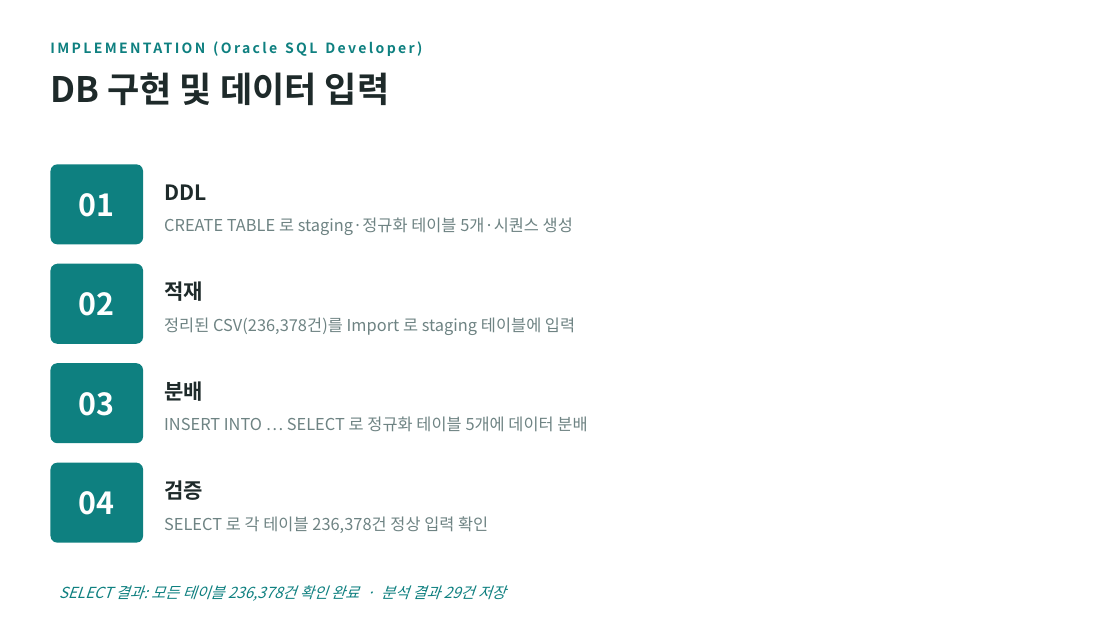
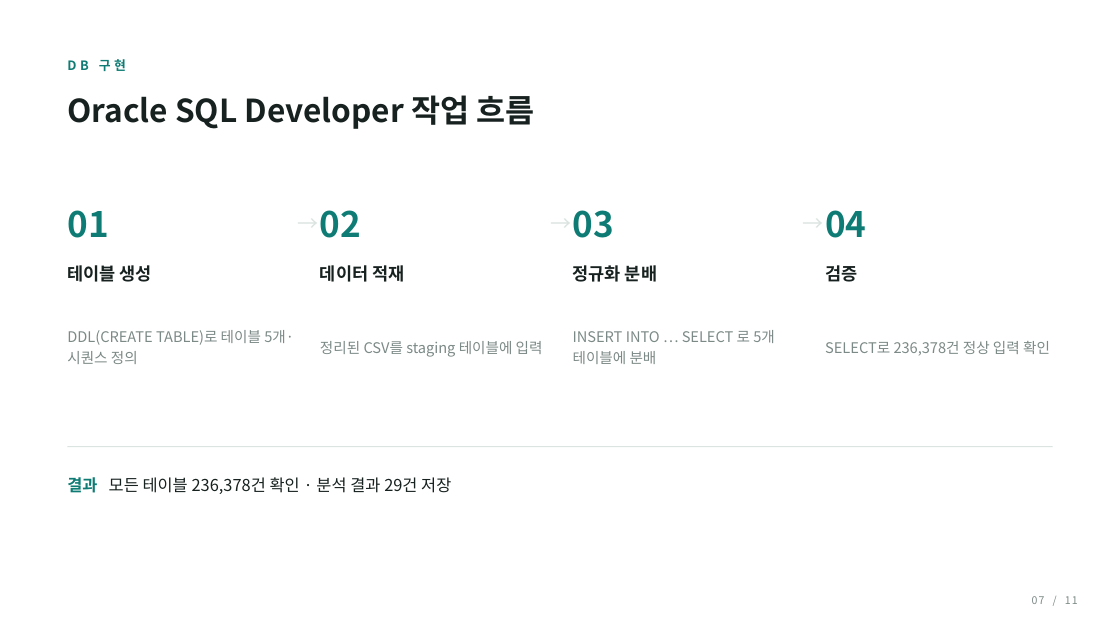
Before and after one commit to minthukyaw488-commits/diabetes, a slide deck: slide 7 of diabetes_project_stage1.pptx. Drawn at 1120x632 pixels with LibreOffice and Linux fonts; fonts in the diff are those of the drawing. Boxes give left, top, right and bottom in pixels: in the first picture for what was removed or moved away, otherwise in the second. Text is boxed around its words. In the diff, an @@ line names an element or a change of style, - is before the commit and + after.

```diff
--- a/diabetes_project_stage1.pptx
+++ b/diabetes_project_stage1.pptx
@@ text at box(67, 59, 126, 71): text changed; size 12 to 11 pt; text colour #0E8080 to #0E7C74 @@
-IMPLEMENTATION (Oracle SQL Developer)
+DB 구현
@@ text at box(67, 95, 534, 129): text changed; size 30 to 27 pt; text colour #1E2A2A to #17211F @@
-DB 구현 및 데이터 입력
+Oracle SQL Developer 작업 흐름
@@ rounded rectangle removed at box(51, 164, 143, 244) @@
@@ text "01": place and size @@
-text "01" at box(79, 193, 115, 217)
+text "01" at box(67, 210, 108, 238)
@@ text removed at box(164, 184, 206, 200) @@
-DDL
@@ text added at box(296, 198, 320, 248), 18 pt, text #DBE4E1 @@
+→
@@ text "02": place and size @@
-text "02" at box(79, 292, 115, 316)
+text "02" at box(320, 210, 361, 238)
@@ text added at box(549, 198, 573, 248), 18 pt, text #DBE4E1 @@
+→
@@ text "03": place and size @@
-text "03" at box(79, 392, 115, 416)
+text "03" at box(573, 210, 614, 238)
@@ text added at box(802, 198, 825, 248), 18 pt, text #DBE4E1 @@
+→
@@ size 26 to 30 pt, text colour #FFFFFF to #0E7C74; alignment centre to left in 4 elements at box(67, 210, 108, 238), box(320, 210, 361, 238), box(573, 210, 614, 238), box(825, 210, 866, 238) @@
@@ text "04": place and size @@
-text "04" at box(79, 491, 115, 515)
+text "04" at box(825, 210, 866, 238)
@@ rounded rectangle removed at box(51, 264, 143, 344) @@
@@ text added at box(67, 265, 152, 282), 15 pt, text #17211F, bold @@
+테이블 생성
@@ text at box(320, 265, 404, 282): text changed; size 18 to 15 pt; text colour #1E2A2A to #17211F @@
-적재
+데이터 적재
@@ text added at box(573, 265, 657, 282), 15 pt, text #17211F, bold @@
+정규화 분배
@@ text "검증": place and size @@
-text "검증" at box(164, 480, 203, 500)
+text "검증" at box(825, 265, 857, 282)
@@ text "검증" at box(825, 265, 857, 282): size 18 to 15 pt, text colour #1E2A2A to #17211F @@
@@ text at box(67, 330, 294, 364): text changed; size 14 to 12.5 pt; text colour #6E8383 to #7C8A87 @@
-CREATE TABLE 로 staging·정규화 테이블 5개·시퀀스 생성
+DDL(CREATE TABLE)로 테이블 5개·시퀀스 정의
@@ text at box(320, 341, 543, 357): text changed; size 14 to 12.5 pt; text colour #6E8383 to #7C8A87 @@
-정리된 CSV(236,378건)를 Import 로 staging 테이블에 입력
+정리된 CSV를 staging 테이블에 입력
@@ text at box(573, 330, 775, 364): text changed; size 18 to 12.5 pt; text colour #1E2A2A to #7C8A87; bold off @@
-분배
+INSERT INTO … SELECT 로 5개 테이블에 분배
@@ text at box(825, 341, 1050, 355): text changed; size 14 to 12.5 pt; text colour #6E8383 to #7C8A87 @@
-SELECT 로 각 테이블 236,378건 정상 입력 확인
+SELECT로 236,378건 정상 입력 확인
@@ rounded rectangle removed at box(51, 363, 143, 443) @@
@@ text removed at box(164, 416, 587, 431) @@
-INSERT INTO … SELECT 로 정규화 테이블 5개에 데이터 분배
@@ line added from (67, 446) to (1053, 446), #DBE4E1 1 pt @@
@@ rounded rectangle removed at box(51, 462, 143, 542) @@
@@ text at box(67, 477, 451, 494): text changed; size 13 to 14 pt; text colour #0E8080 to #17211F; italic off @@
-SELECT 결과: 모든 테이블 236,378건 확인 완료 · 분석 결과 29건 저장
+결과 모든 테이블 236,378건 확인 · 분석 결과 29건 저장
@@ text added at box(1032, 596, 1078, 604), 9 pt, text #7C8A87 @@
+07 / 11
```
Also in this commit, not shown: 10 other slides changed, 5 other files.
